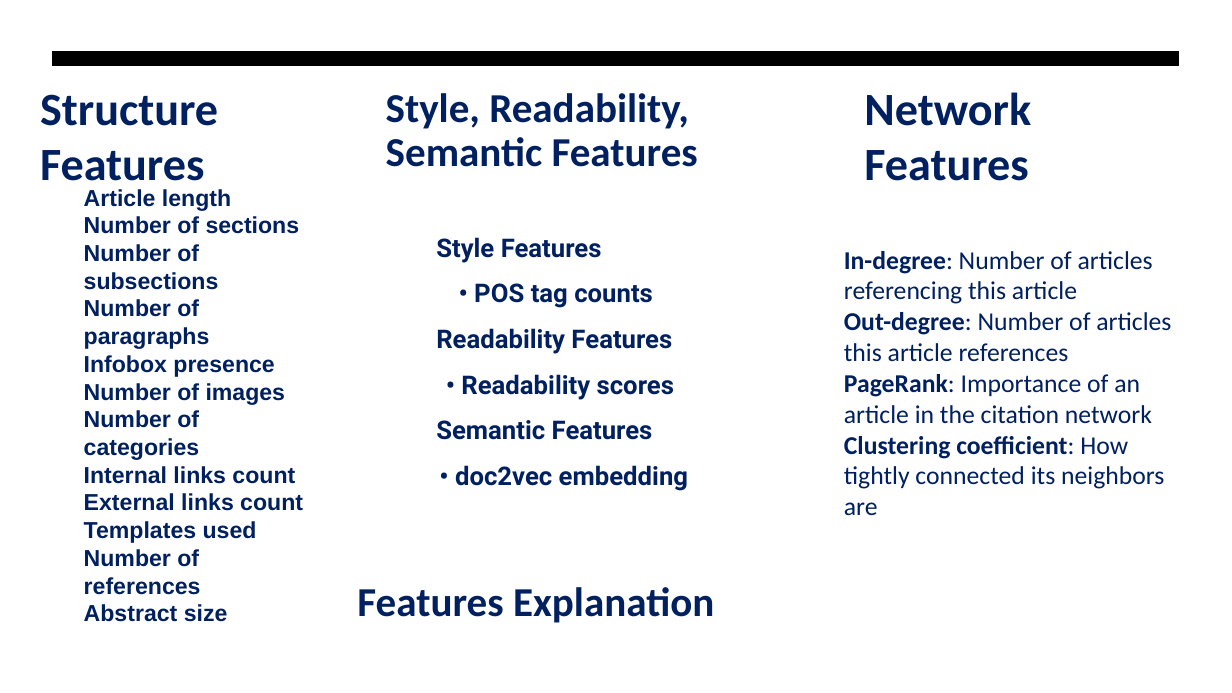
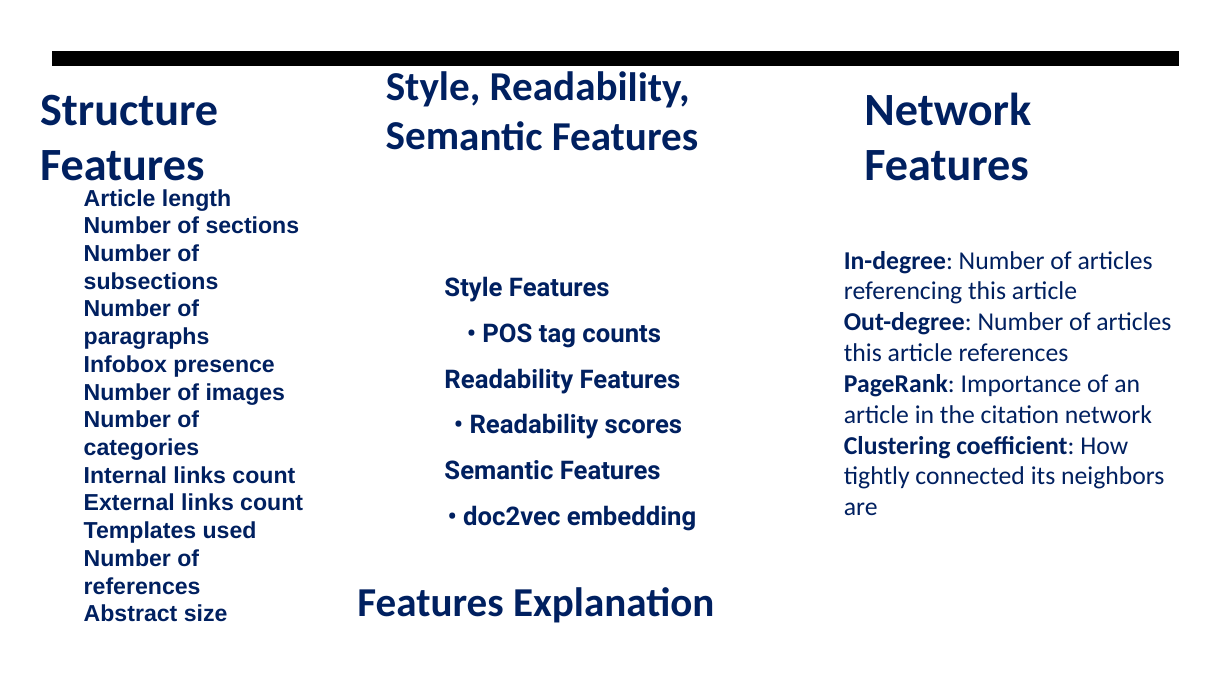
Before and after one commit to Ari-manius/DLSS-WAQP, a slide deck: slide 5 of Tasks/Project_presentation.odp (slide 11 before the commit). Drawn at 1232x693 pixels with LibreOffice and Linux fonts; fonts in the diff are those of the drawing; background and template pictures are left out. Boxes give left, top, right and bottom in pixels: in the first picture for what was removed or moved away, otherwise in the second. Text is boxed around its words. In the diff, an @@ line names an element or a change of style, - is before the commit and + after.

```diff
--- a/Tasks/Project_presentation.odp
+++ b/Tasks/Project_presentation.odp
@@ text "Style, Readability, Semantic Features": place and size @@
-text "Style, Readability, Semantic Features" at bbox=[386, 93, 698, 167]
+text "Style, Readability, Semantic Features" at bbox=[386, 71, 698, 151]
@@ text "Style, Readability, Semantic Features" at bbox=[386, 71, 698, 151]: line spacing 0.9 to 1 @@
@@ text "Style Features": place and size @@
-text "Style Features" at bbox=[436, 237, 688, 491]
+text "Style Features" at bbox=[444, 276, 696, 531]
```
Also in this commit, not shown: 11 other slides changed, 2 slides added, 2 slides removed, 1 other file.
